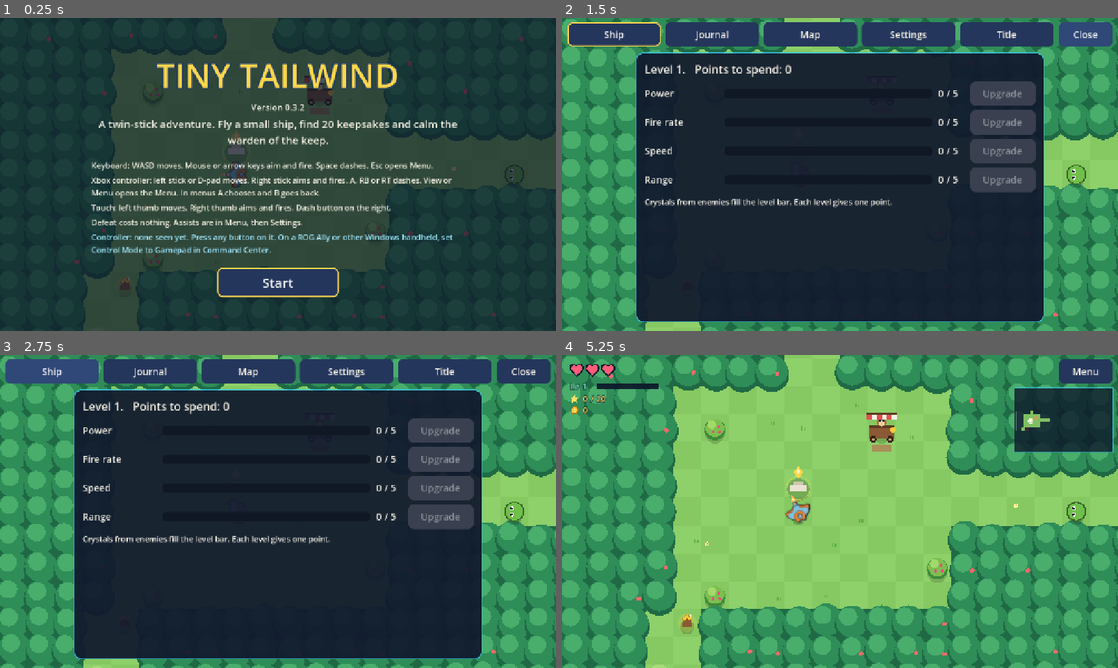
Above: before the commit, frames 1-4 (two rows, left to right).
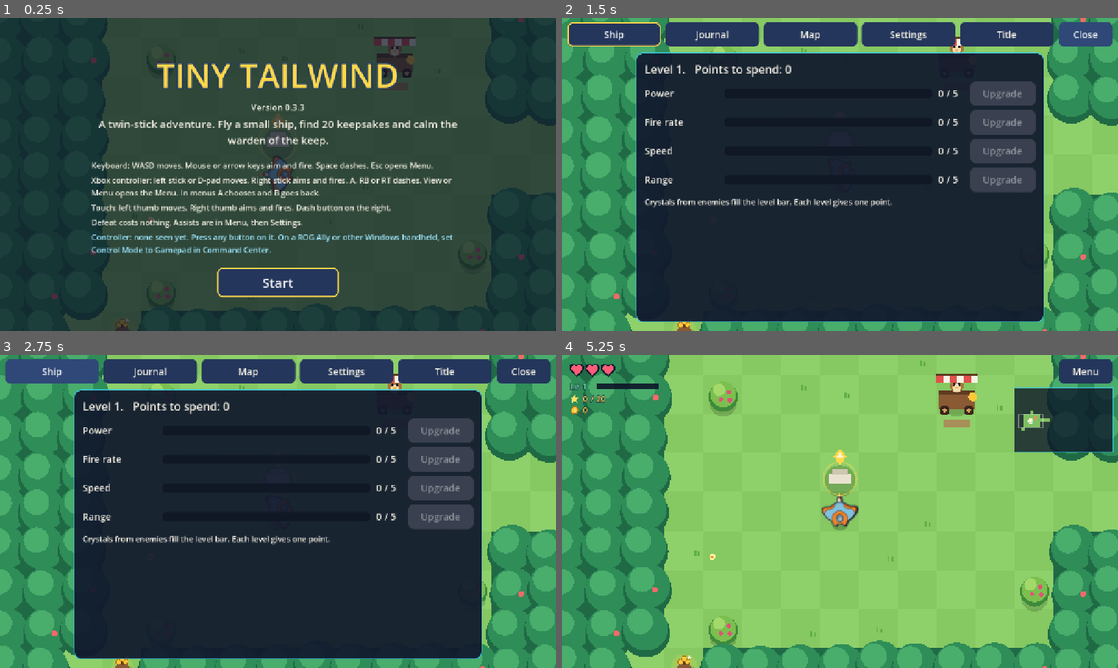
Above: after the commit, the same moments.

Repository: bclark10121-cloud/tiny-tailwind
Game: Godot game, scene res://main.tscn
The game is run twice, just before and just after one commit, with the same random seed, the same clock (stepped at 60 frames per second) and the same inputs.
Inputs:
- Up to frame 1 (0.25 s): no input
- Up to frame 2 (1.5 s): click "Start" at 0.5 s; click "Menu" at 1.25 s
- Up to frame 3 (2.75 s): click "Ship" at 2 s
- Up to frame 4 (5.25 s): click "Journal" at 2.75 s; click "Map" at 3.5 s; click "Title" at 4.25 s; click "Continue" at 5 s

The runs differ from the first frame. In frame 1, 17% of the frame differs, in the area x 8-100%, y 0-100%; in frame 2, 17%; in frame 3, 17%; in frame 4, 45%, in the area x 0-100%, y 0-100%.

Commit message:
Tiny Tailwind v0.3.3: closer camera and a calmer engine
The camera zooms in 1.4x and eases back out in the boss arena. Regular enemies never fire
from off screen. The engine flame and trail are much smaller.

Co-Authored-By: Claude Opus 5.5 <noreply@anthropic.com>
Claude-Session: https://claude.ai/code/session_0117TTYADgpHoqVfQ64qHdzr

Diff:
--- a/project.godot
+++ b/project.godot
@@ -3,7 +3,7 @@
 
 [application]
 config/name="Tiny Tailwind"
-config/version="0.3.2"
+config/version="0.3.3"
 run/main_scene="res://main.tscn"
 config/features=PackedStringArray("4.6", "GL Compatibility")
 config/icon="res://icon.png"
--- a/scripts/hud.gd
+++ b/scripts/hud.gd
@@ -733,7 +733,7 @@
 		var dp: Vector2 = d["pos"]
 		if g.seen_now.has((int(dp.y / 64.0) / 4) * cw + int(dp.x / 64.0) / 4):
 			ci.draw_circle(dp * k, 3.5, Color("6fb8ff"))
-	var vs: Vector2 = get_viewport_rect().size
+	var vs: Vector2 = g.view_size()
 	var c0: Vector2 = g.cam.get_screen_center_position()
 	ci.draw_rect(Rect2((c0 - vs * 0.5) * k, vs * k), Color(1, 1, 1, 0.35), false, 1.0)
 	if g.shop_pos != Vector2.INF:
--- a/scripts/main.gd
+++ b/scripts/main.gd
@@ -11,7 +11,7 @@
 const Hud := preload("res://scripts/hud.gd")
 const Bot := preload("res://scripts/bot.gd")
 
-const VERSION := "0.3.2"
+const VERSION := "0.3.3"
 const T := 64.0
 const PR := 17.0
 const MAX_BULLETS := 700
@@ -25,6 +25,8 @@
 const AIM_NAMES: Array[String] = ["Off", "Light", "Strong", "Auto fire"]
 const SHAKE_NAMES: Array[String] = ["Off", "Low", "Full"]
 const SHAKE_K: Array[float] = [0.0, 0.4, 1.0]
+const CAM_ZOOM := 1.4                  # the camera sits closer so everything looks bigger (Brian, v0.3.3)
+const CAM_ZOOM_BOSS := 1.0             # the boss arena is taller than the close view, so the camera eases back out there
 const STICK_NAMES: Array[String] = ["Small", "Medium", "Large"]
 const STICK_K: Array[float] = [0.8, 1.0, 1.3]
 const PROP_R := 22.0                 # hit and block size of a bush, pot, crystal or the wagon
@@ -108,6 +110,7 @@
 var time: float = 0.0
 var seen_t: float = 0.0
 var shake: float = 0.0
+var zoom_now: float = CAM_ZOOM         # eased camera zoom
 var cam_look: Vector2 = Vector2.ZERO
 var ship_ang: float = 0.0             # drawn heading, eased toward the aim so turns look smooth  # smoothed camera lead toward aim and travel
 var proc_ms: float = 0.0
@@ -188,6 +191,7 @@
 	touch_visible = DisplayServer.is_touchscreen_available() and (OS.has_feature("mobile") or OS.has_feature("web_android") or OS.has_feature("web_ios"))
 
 	cam = Camera2D.new()
+	cam.zoom = Vector2(CAM_ZOOM, CAM_ZOOM)
 	add_child(cam)
 	cam.make_current()
 	view = WorldView.new()
@@ -691,8 +695,18 @@
 			if x >= 0 and y >= 0 and x < cw and y < ch:
 				seen_now[y * cw + x] = true
 
+## The part of the world the camera shows, in world pixels.
+func view_size() -> Vector2:
+	return get_viewport_rect().size / zoom_now
+
+## True when a world point is inside the camera view, grown by margin.
+func on_screen(p: Vector2, margin: float) -> bool:
+	var c: Vector2 = cam.get_screen_center_position()
+	var h: Vector2 = view_size() * 0.5 + Vector2(margin, margin)
+	return absf(p.x - c.x) < h.x and absf(p.y - c.y) < h.y
+
 func _cam_target() -> Vector2:
-	var vs: Vector2 = get_viewport_rect().size
+	var vs: Vector2 = view_size()
 	var tgt: Vector2 = ppos + cam_look
 	var half: Vector2 = vs * 0.5
 	var wpx: float = float(mw) * T
@@ -830,10 +844,13 @@
 	var lead: Vector2 = (aim_dir * 48.0 if firing else Vector2.ZERO) + pvel * 0.1
 	cam_look = cam_look.lerp(lead, 1.0 - exp(-delta * 3.0))
 	ship_ang = lerp_angle(ship_ang, aim_dir.angle(), 1.0 - exp(-delta * 22.0))
+	var zoom_want: float = CAM_ZOOM_BOSS if boss != null and active_arena != "" and active_arena == boss.group else CAM_ZOOM
+	zoom_now = lerpf(zoom_now, zoom_want, 1.0 - exp(-delta * 3.0))
+	cam.zoom = Vector2(zoom_now, zoom_now)
 	cam.position = cam.position.lerp(_cam_target(), 1.0 - exp(-delta * 10.0))
 	shake = maxf(0.0, shake - delta * 30.0)
 	var sk: float = shake * SHAKE_K[int(save["shake"])]
-	cam.offset = Vector2(rng.randf_range(-sk, sk), rng.randf_range(-sk, sk)) if sk > 0.1 else Vector2.ZERO
+	cam.offset = Vector2(rng.randf_range(-sk, sk), rng.randf_range(-sk, sk)) / zoom_now if sk > 0.1 else Vector2.ZERO
 	view.redraw()
 	hud.queue_redraw()
 	proc_ms = lerpf(proc_ms, float(Time.get_ticks_usec() - t_in) / 1000.0, 0.1)
@@ -987,8 +1004,8 @@
 		shoot_alt += 1
 		if shoot_alt % 2 == 0:
 			sfx("shoot", -17.0)
-	if mv.length_squared() > 0.05 and rng.randf() < 0.5:
-		spark(ppos - mv.normalized() * 14.0, -mv * 60.0 + Vector2(rng.randf_range(-20, 20), rng.randf_range(-20, 20)), 0.3, 4.0, Color(1.0, 0.85, 0.45, 0.8))
+	if mv.length_squared() > 0.05 and rng.randf() < 0.18:   # a light engine sprinkle (less since v0.3.3)
+		spark(ppos - mv.normalized() * 18.0, -mv * 35.0 + Vector2(rng.randf_range(-12, 12), rng.randf_range(-12, 12)), 0.2, 3.0, Color(1.0, 0.85, 0.45, 0.55))
 
 ## When the ship flies straight into the edge of a wall, slide it sideways around the corner instead of stopping dead.
 func _corner_nudge(np: Vector2, side: Vector2, step: float, dashing: bool) -> float:
@@ -1344,7 +1361,7 @@
 				e.st_t = 0.0
 		if e.fire != "none" and e.fire != "boss":
 			e.fire_t -= dt
-			if e.fire_t <= 0.0 and d2 < 600.0 * 600.0:
+			if e.fire_t <= 0.0 and d2 < 600.0 * 600.0 and on_screen(e.pos, 24.0):   # never fire from off screen (v0.3.3)
 				e.fire_t = e.rate * rate_k
 				if _clear_line(e.pos, ppos):
 					_enemy_fire(e, dn, bs_k)
--- a/scripts/world_view.gd
+++ b/scripts/world_view.gd
@@ -109,7 +109,7 @@
 	return float(n % 1000) / 1000.0
 
 func _view_rect(margin: float) -> Rect2:
-	var vs: Vector2 = get_viewport_rect().size
+	var vs: Vector2 = g.view_size()
 	var c: Vector2 = g.cam.get_screen_center_position()
 	return Rect2(c - vs * 0.5 - Vector2(margin, margin), vs + Vector2(margin, margin) * 2.0)
 
@@ -534,10 +534,10 @@
 		return
 	draw_circle(p + Vector2(0, 16), 15.0, Color(0, 0, 0, 0.2))
 	# thruster flame from the engine, longer when moving
-	var flame: float = 8.0 + minf(18.0, g.pvel.length() * 0.045) + sin(t * 22.0) * 3.0
+	var flame: float = 3.0 + minf(7.0, g.pvel.length() * 0.018) + sin(t * 22.0) * 1.2   # small since v0.3.3
 	var tail: Vector2 = p - fwd * SHIP_SIZE * SHIP_TAIL
-	draw_colored_polygon(PackedVector2Array([tail + side * 6.5, tail - side * 6.5, tail - fwd * (flame + 9.0)]), Color("ffb347"))
-	draw_colored_polygon(PackedVector2Array([tail + side * 3.4, tail - side * 3.4, tail - fwd * (flame * 0.65 + 5.0)]), Color("fff0a8"))
+	draw_colored_polygon(PackedVector2Array([tail + side * 4.0, tail - side * 4.0, tail - fwd * (flame + 4.0)]), Color("ffb347"))
+	draw_colored_polygon(PackedVector2Array([tail + side * 2.0, tail - side * 2.0, tail - fwd * (flame * 0.6 + 2.0)]), Color("fff0a8"))
 	# the ship sprite: pick the bank frame, turn it to the heading, tint red on a hurt flash
 	var frame: int = clampi(roundi(ship_bank * 2.0) + 2, 0, 4)
 	var tint: Color = Color.WHITE if g.hurt_flash <= 0.0 else Color(1.0, 0.55, 0.55)
Binary file changed: docs/shot-meadow.jpg
Binary file changed: docs/shot-warden.jpg
Not shown, changed: export_presets.cfg
Not shown, changed: BACKLOG.md
Not shown, changed: CLAUDE.md
Not shown, changed: HANDOFF.md
Not shown, changed: STANDARDS_OVERRIDES.md
Not shown, removed: docs/downloads/TinyTailwind-v0.3.2.apk
Not shown, added: docs/downloads/TinyTailwind-v0.3.3.apk
Not shown, changed: docs/play/index.pck
Not shown, added: docs/release-notes/v0.3.3.md
